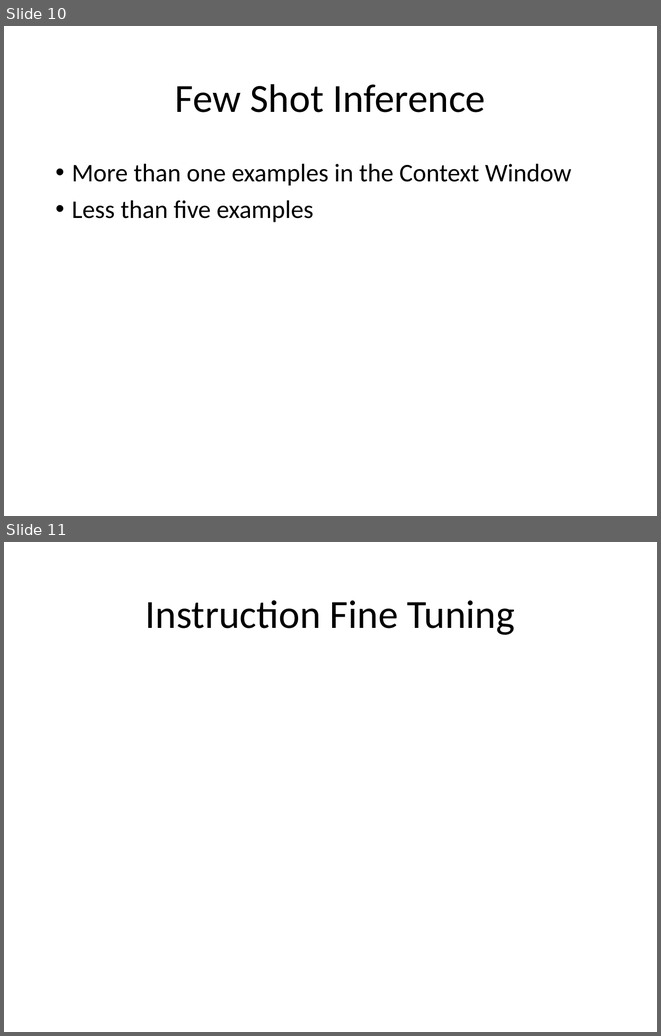
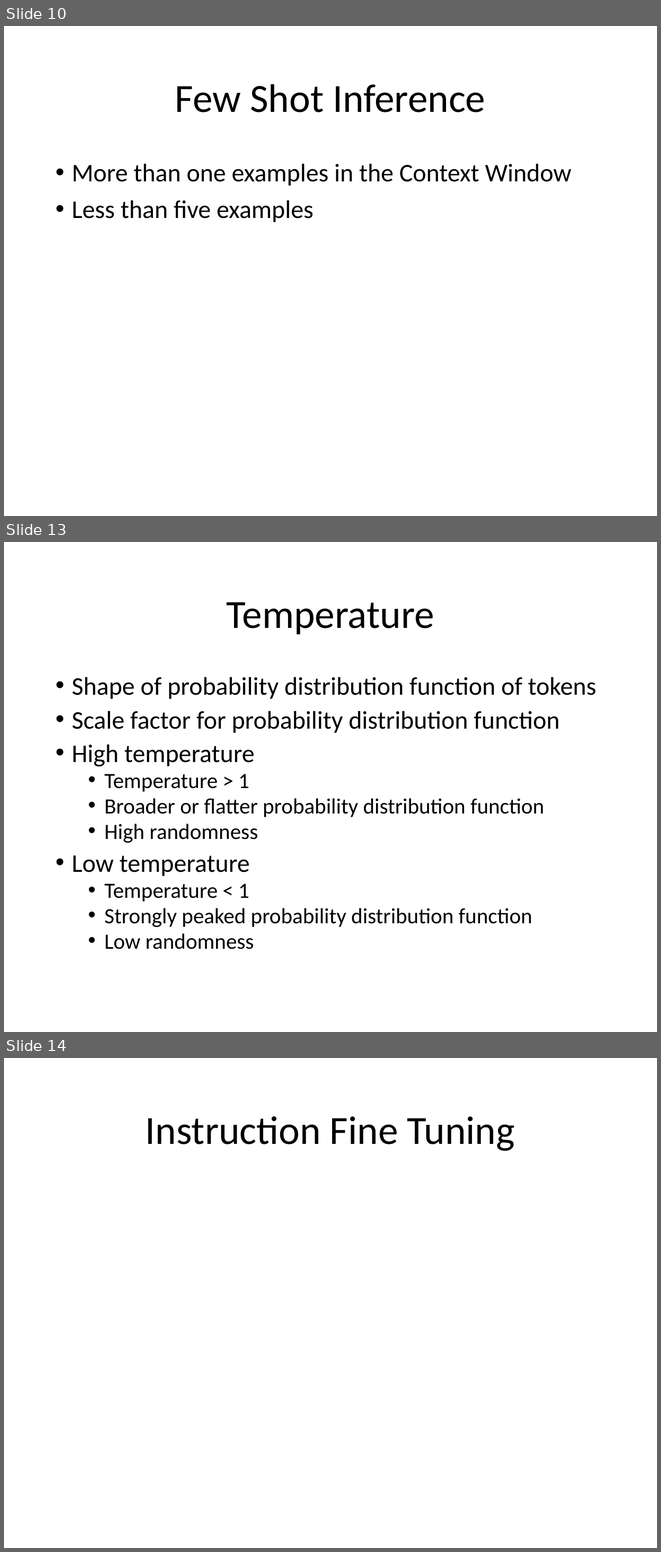
Before and after one commit to look4pritam/LargeLanguageModels, a slide deck: Presentations/LargeLanguageModels.pptx. Shown one above the other, each under a label of ours: slides 10 and 11 before the commit, slides 10, 13 and 14 after it; the slides between them are not shown. The pictures are 661x1036 and 661x1552 pixels, drawn with LibreOffice and Linux fonts; fonts in the diff are those of the drawing. Boxes give left, top, right and bottom in pixels: in the first picture for what was removed or moved away, otherwise in the second. Text is boxed around its words. In the diff, an @@ line names an element or a change of style, - is before the commit and + after.

```diff
--- a/Presentations/LargeLanguageModels.pptx
+++ b/Presentations/LargeLanguageModels.pptx
@@ slide 13 added at box(4, 542, 657, 1032), background #FFFFFF @@
@@ title added at box(227, 602, 434, 634), 44 pt, text #000000 @@
+Temperature
@@ text added at box(72, 677, 597, 949), 24 pt, text #000000 @@
+• Shape of probability distribution function of tokens
+• Scale factor for probability distribution function
+• High temperature
+  • Temperature > 1
+  • Broader or flatter probability distribution function
+  • High randomness
+• Low temperature
+  • Temperature < 1
+  • Strongly peaked probability distribution function
+  • Low randomness
@@ what was slide 11 is now slide 14 @@
```
Also in this commit, not shown: 2 other slides added.
